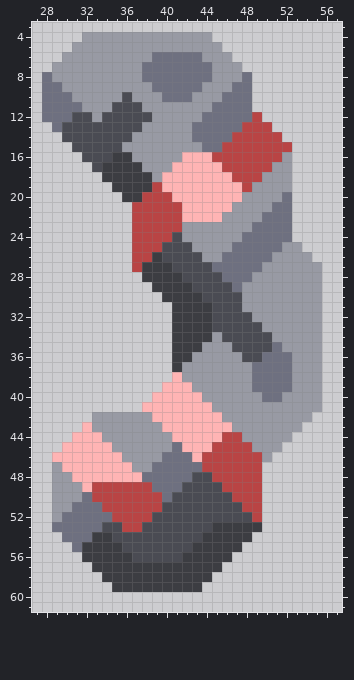
One commit to this pixel-art sprite: sprites/units/eldya-arm.png. The picture above is the old version.
The file is 64x64 pixels. Shown: x 27..57, y 3..61.
After:
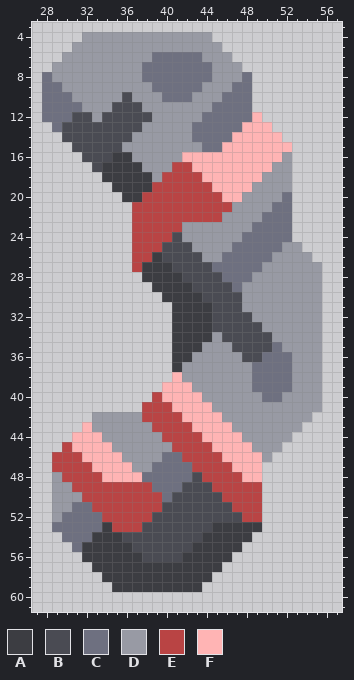
Palette (. is transparent): A #3c3d42  B #4a4b53  C #6e7080  D #989aa4  E #b94444  F #ffb4b4
Change:
@@ x 38..54 @@
 11 DDDDDDDCCCC......
-12 BDDDDDCCCCCE.....
-13 DDDDDCCCCCEEE....
-14 DDDDDCCCCEEEEE...
-15 DDDDDDCCEEEEEEE..
-16 DDDDFFFEEEEEEED..
-17 DDDFFFFFEEEEEDD..
-18 ADFFFFFFFEEEDDD..
-19 AEFFFFFFFFEDDDD..
-20 EEEFFFFFFFDDDDC..
-21 EEEEFFFFFDDDDCC..
-22 EEEEFFFFDDDDCCC..
+12 BDDDDDCCCCCF.....
+13 DDDDDCCCCCFFF....
+14 DDDDDCCCCFFFFF...
+15 DDDDDDCCFFFFFFF..
+16 DDDDFFFFFFFFFFD..
+17 DDDEEFFFFFFFFDD..
+18 ADEEEEFFFFFFDDD..
+19 AEEEEEEFFFFDDDD..
+20 EEEEEEEEFFDDDDC..
+21 EEEEEEEEEDDDDCC..
+22 EEEEEEEEDDDDCCC..
 23 EEEEDDDDDDDCCCC..
@@ x 27..57 @@
 39 .............FFFDDDDDDCCCCDDD..
-40 ............FFFFFDDDDDDCCDDDD..
-41 ...........FFFFFFFDDDDDDDDDDD..
-42 ......DDDDDDFFFFFFFDDDDDDDDD...
-43 .....FDDDDDDDFFFFFFFDDDDDDD....
-44 ....FFFDDDDDDDFFFFFEEDDDDD.....
-45 ...FFFFFDDDDDDCFFFEEEEDDD......
-46 ..FFFFFFFDDDDCCCFEEEEEED.......
-47 ..DFFFFFFFDDCCCCCEEEEEE........
-48 ..DDFFFFFFFCCCCCBBEEEEE........
-49 ..DDDFEEEEEECCCBBBBEEEE........
-50 ..DDDCEEEEEEECBBBBBBEEE........
-51 ..DDCCCEEEEEEBBBBBBBBEE........
-52 ..DCCCCCEEEEBBBBBBBBBBE........
-53 ..CCCCCBBEEBBBBBBBAAAAA........
-54 ...CCCAABBBBBBBBBAAAAA.........
-55 ....CAAAABBBBBBBAAAAA..........
-56 .....AAAAABBBBBAAAAA...........
+40 ............EFFFFDDDDDDCCDDDD..
+41 ...........EEEFFFFDDDDDDDDDDD..
+42 ......DDDDDEEEEFFFFDDDDDDDDD...
+43 .....FDDDDDDEEEEFFFFDDDDDDD....
+44 ....FFFDDDDDDEEEEFFFFDDDDD.....
+45 ...EFFFFDDDDDDEEEEFFFFDDD......
+46 ..EEEFFFFDDDDCCEEEEFFFFD.......
+47 ..EEEEFFFFDDCCCCEEEEFFF........
+48 ..DEEEEFFFFCCCCCBEEEEFF........
+49 ..DDEEEEEEEECCCBBBEEEEE........
+50 ..DDDEEEEEEEECBBBBBEEEE........
+51 ..DDCCEEEEEEEBBBBBBBEEE........
+52 ..DCCCCEEEEEBBBBBBBBBEE........
+53 ..CCCCCAEEEBBBBBBBAAAAA........
+54 ...CCCAAABBBBBBBBAAAAA.........
+55 ....CAAAAABBBBBBAAAAA..........
+56 .....AAAAAABBBBAAAAA...........
 57 ......AAAAAAAAAAAAA............
